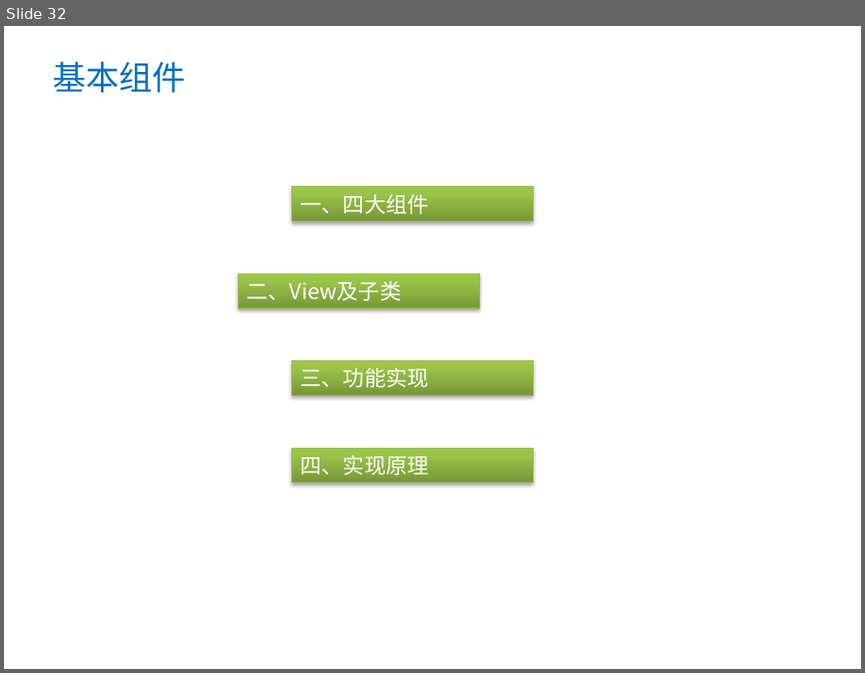
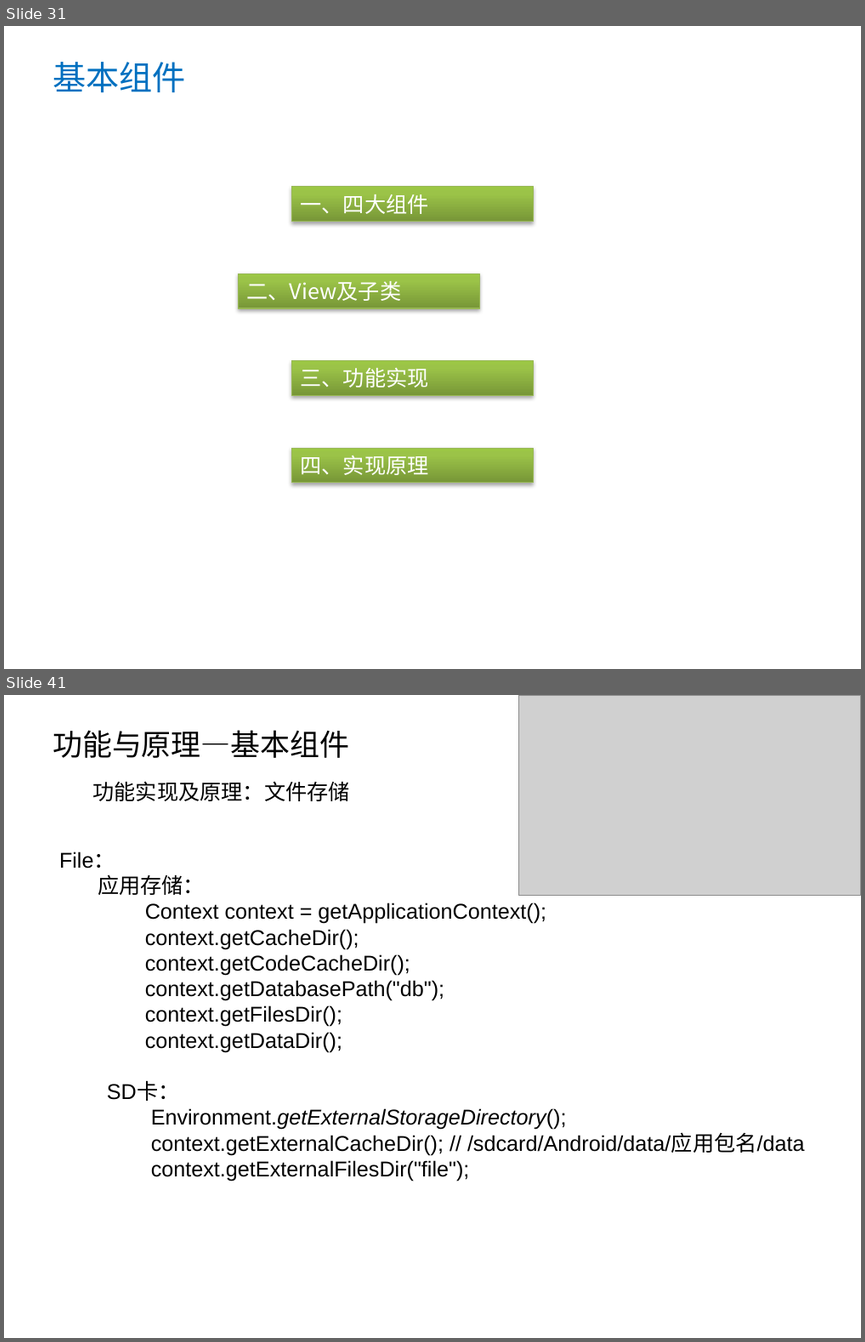
Before and after one commit to jacpy/samples, a slide deck: docs/ppt/android基础资料分享.pptx. Shown one above the other, each under a label of ours: slide 32 before the commit, slides 31 and 41 after it; the slides between them are not shown. The pictures are 865x673 and 865x1342 pixels, drawn with LibreOffice and Linux fonts; fonts in the diff are those of the drawing; grey boxes stand for pictures; background and template pictures are left out. Boxes give left, top, right and bottom in pixels: in the first picture for what was removed or moved away, otherwise in the second. Text is boxed around its words. In the diff, an @@ line names an element or a change of style, - is before the commit and + after.

```diff
--- a/docs/ppt/android基础资料分享.pptx
+++ b/docs/ppt/android基础资料分享.pptx
@@ slide 41 added at (4, 695, 861, 1338), background picture (left out) @@
@@ picture added at (519, 695, 861, 895) @@
@@ text added at (52, 730, 350, 758), 25 pt, text #000000 @@
+功能与原理—基本组件
@@ text added at (92, 781, 349, 801), 18 pt, text #000000 @@
+功能实现及原理：文件存储
@@ text added at (59, 851, 805, 1180), 18 pt, text #000000 @@
+File：
+应用存储：
+Context context = getApplicationContext();
+context.getCacheDir();
+context.getCodeCacheDir();
+context.getDatabasePath("db");
+context.getFilesDir();
+context.getDataDir();
+SD卡：
+Environment.getExternalStorageDirectory();
+context.getExternalCacheDir(); // /sdcard/Android/data/应用包名/data
+context.getExternalFilesDir("file");
@@ what was slide 32 is now slide 31 @@
```
Also in this commit, not shown: 5 slides changed, 19 other slides added, 1 slide removed, 1 other file.
